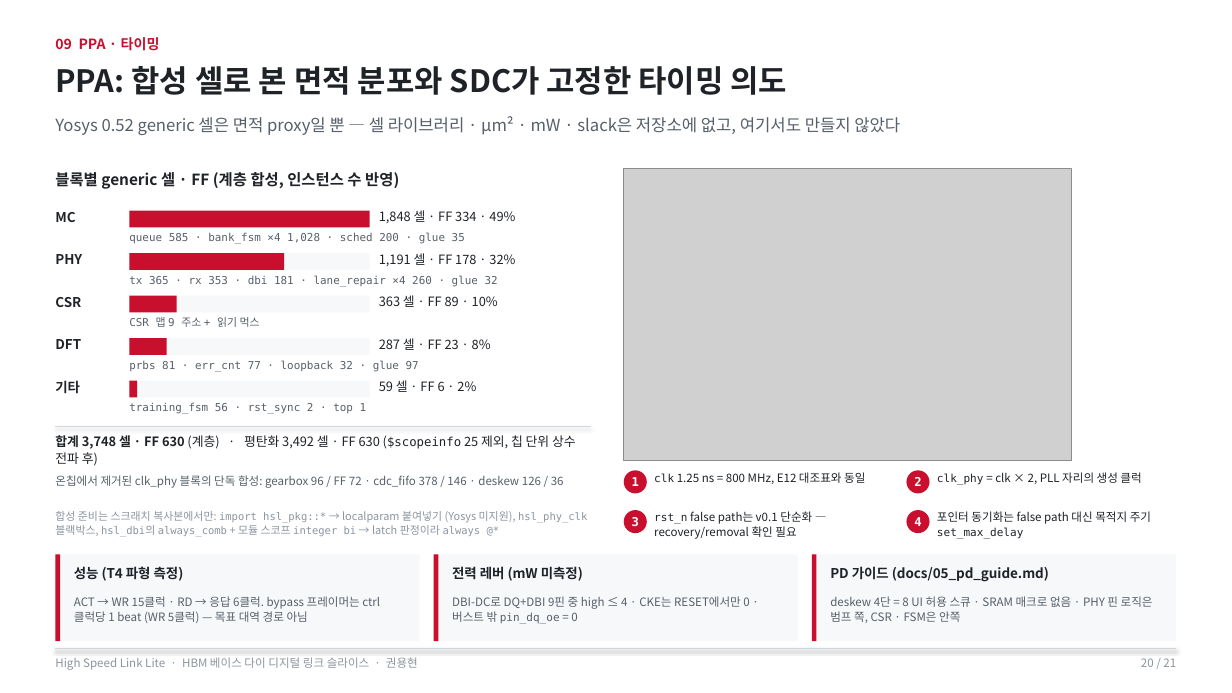
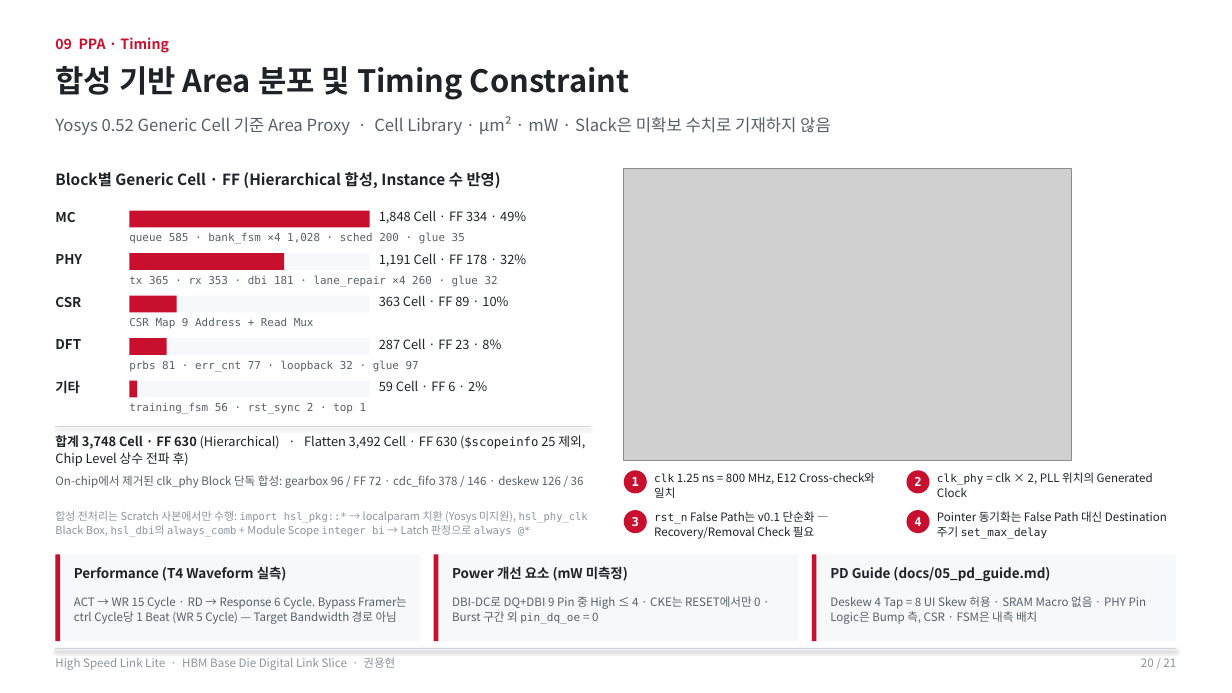
Before and after one commit to yhkwon-git/High_Speed_Link_Lite, a slide deck: slide 20 of portfolio-deck/HighSpeedLinkLite_Portfolio.pptx. Drawn at 1232x693 pixels with LibreOffice and Linux fonts; fonts in the diff are those of the drawing; grey boxes stand for pictures. Boxes give left, top, right and bottom in pixels: in the first picture for what was removed or moved away, otherwise in the second. Text is boxed around its words. In the diff, an @@ line names an element or a change of style, - is before the commit and + after.

```diff
--- a/portfolio-deck/HighSpeedLinkLite_Portfolio.pptx
+++ b/portfolio-deck/HighSpeedLinkLite_Portfolio.pptx
@@ text at bbox=[55, 37, 169, 53]: text changed @@
-09 PPA · 타이밍
+09 PPA · Timing
@@ text at bbox=[55, 66, 630, 100]: text changed @@
-PPA: 합성 셀로 본 면적 분포와 SDC가 고정한 타이밍 의도
+합성 기반 Area 분포 및 Timing Constraint
@@ text at bbox=[55, 116, 831, 135]: text changed @@
-Yosys 0.52 generic 셀은 면적 proxy일 뿐 — 셀 라이브러리 · µm² · mW · slack은 저장소에 없고, 여기서도 만들지 않았다
+Yosys 0.52 Generic Cell 기준 Area Proxy · Cell Library · µm² · mW · Slack은 미확보 수치로 기재하지 않음
@@ text at bbox=[55, 172, 501, 188]: text changed @@
-블록별 generic 셀 · FF (계층 합성, 인스턴스 수 반영)
+Block별 Generic Cell · FF (Hierarchical 합성, Instance 수 반영)
@@ text at bbox=[379, 210, 526, 223]: text changed @@
-1,848 셀 · FF 334 · 49%
+1,848 Cell · FF 334 · 49%
@@ text at bbox=[379, 253, 526, 266]: text changed @@
-1,191 셀 · FF 178 · 32%
+1,191 Cell · FF 178 · 32%
@@ text at bbox=[379, 295, 508, 306]: text changed @@
-363 셀 · FF 89 · 10%
+363 Cell · FF 89 · 10%
@@ text at bbox=[129, 318, 314, 328]: text changed @@
-CSR 맵 9 주소 + 읽기 먹스
+CSR Map 9 Address + Read Mux
@@ text at bbox=[379, 338, 501, 349]: text changed @@
-287 셀 · FF 23 · 8%
+287 Cell · FF 23 · 8%
@@ text at bbox=[379, 380, 487, 391]: text changed @@
-59 셀 · FF 6 · 2%
+59 Cell · FF 6 · 2%
@@ text at bbox=[55, 435, 585, 466]: text changed @@
-합계 3,748 셀 · FF 630 (계층) · 평탄화 3,492 셀 · FF 630 ($scopeinfo 25 제외, 칩 단위 상수 전파 후)
+합계 3,748 Cell · FF 630 (Hierarchical) · Flatten 3,492 Cell · FF 630 ($scopeinfo 25 제외, Chip Level 상수 전파 후)
@@ text at bbox=[55, 475, 584, 488]: text changed @@
-온칩에서 제거된 clk_phy 블록의 단독 합성: gearbox 96 / FF 72 · cdc_fifo 378 / 146 · deskew 126 / 36
+On-chip에서 제거된 clk_phy Block 단독 합성: gearbox 96 / FF 72 · cdc_fifo 378 / 146 · deskew 126 / 36
@@ text at bbox=[654, 472, 875, 498]: text changed @@
-clk 1.25 ns = 800 MHz, E12 대조표와 동일
+clk 1.25 ns = 800 MHz, E12 Cross-check와 일치
@@ text at bbox=[937, 472, 1153, 497]: text changed @@
-clk_phy = clk × 2, PLL 자리의 생성 클럭
+clk_phy = clk × 2, PLL 위치의 Generated Clock
@@ text at bbox=[55, 511, 588, 537]: text changed @@
-합성 준비는 스크래치 복사본에서만: import hsl_pkg::* → localparam 붙여넣기 (Yosys 미지원), hsl_phy_clk 블랙박스, hsl_dbi의 always_comb + 모듈 스코프 integer bi → latch 판정이라 always @*
+합성 전처리는 Scratch 사본에서만 수행: import hsl_pkg::* → localparam 치환 (Yosys 미지원), hsl_phy_clk Black Box, hsl_dbi의 always_comb + Module Scope integer bi → Latch 판정으로 always @*
@@ text at bbox=[654, 511, 815, 539]: text changed @@
-rst_n false path는 v0.1 단순화 — recovery/removal 확인 필요
+rst_n False Path는 v0.1 단순화 — Recovery/Removal Check 필요
@@ text at bbox=[937, 511, 1167, 539]: text changed @@
-포인터 동기화는 false path 대신 목적지 주기 set_max_delay
+Pointer 동기화는 False Path 대신 Destination 주기 set_max_delay
@@ text at bbox=[74, 566, 287, 581]: text changed @@
-성능 (T4 파형 측정)
+Performance (T4 Waveform 실측)
@@ text at bbox=[452, 566, 628, 581]: text changed @@
-전력 레버 (mW 미측정)
+Power 개선 요소 (mW 미측정)
@@ text at bbox=[830, 567, 1050, 582]: text changed @@
-PD 가이드 (docs/05_pd_guide.md)
+PD Guide (docs/05_pd_guide.md)
@@ text at bbox=[74, 597, 407, 624]: text changed @@
-ACT → WR 15클럭 · RD → 응답 6클럭. bypass 프레이머는 ctrl 클럭당 1 beat (WR 5클럭) — 목표 대역 경로 아님
+ACT → WR 15 Cycle · RD → Response 6 Cycle. Bypass Framer는 ctrl Cycle당 1 Beat (WR 5 Cycle) — Target Bandwidth 경로 아님
@@ text at bbox=[452, 596, 760, 624]: text changed @@
-DBI-DC로 DQ+DBI 9핀 중 high ≤ 4 · CKE는 RESET에서만 0 · 버스트 밖 pin_dq_oe = 0
+DBI-DC로 DQ+DBI 9 Pin 중 High ≤ 4 · CKE는 RESET에서만 0 · Burst 구간 외 pin_dq_oe = 0
@@ text at bbox=[830, 596, 1147, 624]: text changed @@
-deskew 4단 = 8 UI 허용 스큐 · SRAM 매크로 없음 · PHY 핀 로직은 범프 쪽, CSR · FSM은 안쪽
+Deskew 4 Tap = 8 UI Skew 허용 · SRAM Macro 없음 · PHY Pin Logic은 Bump 측, CSR · FSM은 내측 배치
@@ text at bbox=[55, 657, 395, 670]: text changed @@
-High Speed Link Lite · HBM 베이스 다이 디지털 링크 슬라이스 · 권용현
+High Speed Link Lite · HBM Base Die Digital Link Slice · 권용현
```
Also in this commit, not shown: 20 other slides changed, 2 other files.
